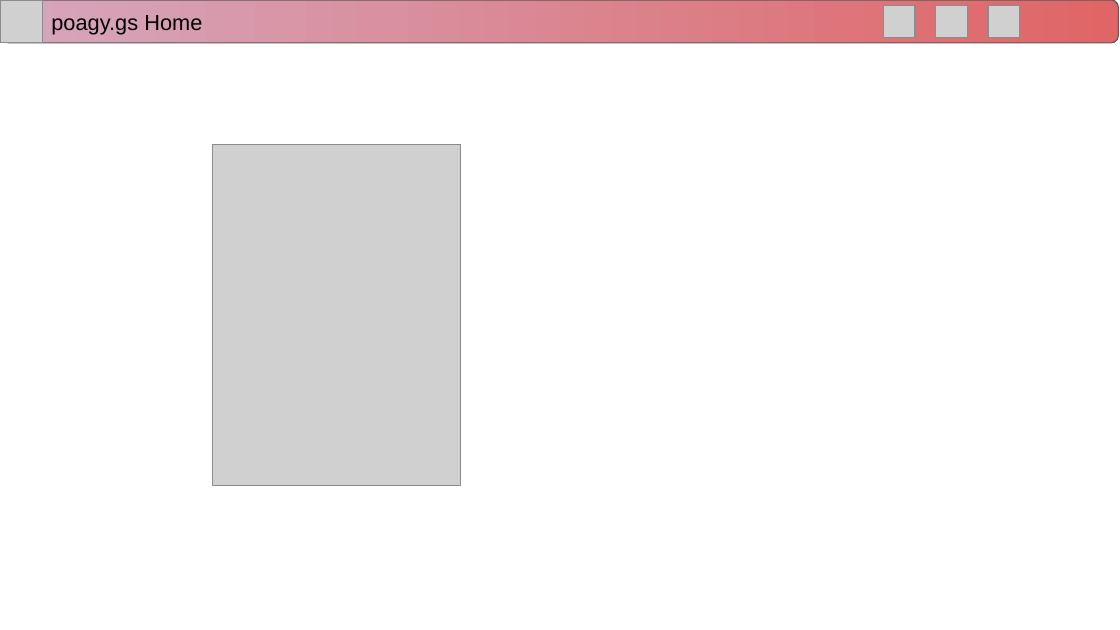
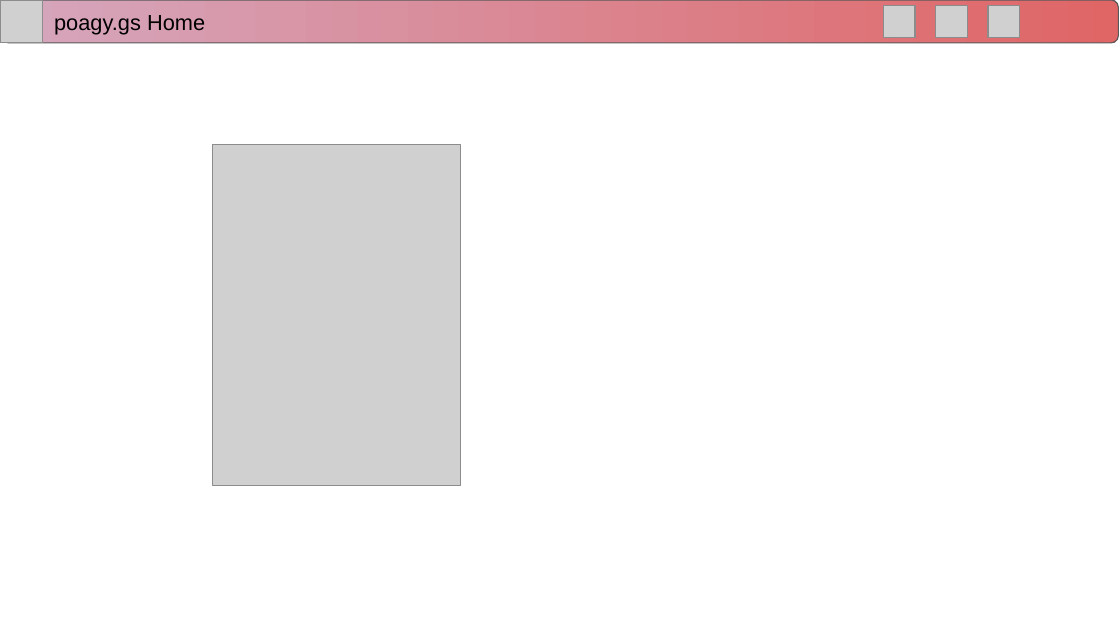
Before and after one commit to RitPigDev/poagy.gs-plus, a slide deck: slide 8 of poagy.gs+.pptx. Drawn at 1120x630 pixels with LibreOffice and Linux fonts; fonts in the diff are those of the drawing; grey boxes stand for pictures; background and template pictures are left out. Boxes give left, top, right and bottom in pixels: in the first picture for what was removed or moved away, otherwise in the second. Text is boxed around its words. In the diff, an @@ line names an element or a change of style, - is before the commit and + after.

```diff
--- a/poagy.gs+.pptx
+++ b/poagy.gs+.pptx
@@ text in rounded rectangle at bbox=[51, 15, 202, 34]: text removed @@
-poagy.gs Home
@@ text added at bbox=[54, 15, 205, 35], 14 pt, text #000000 @@
+poagy.gs Home
```
Also in this commit, not shown: 5 other slides changed.
